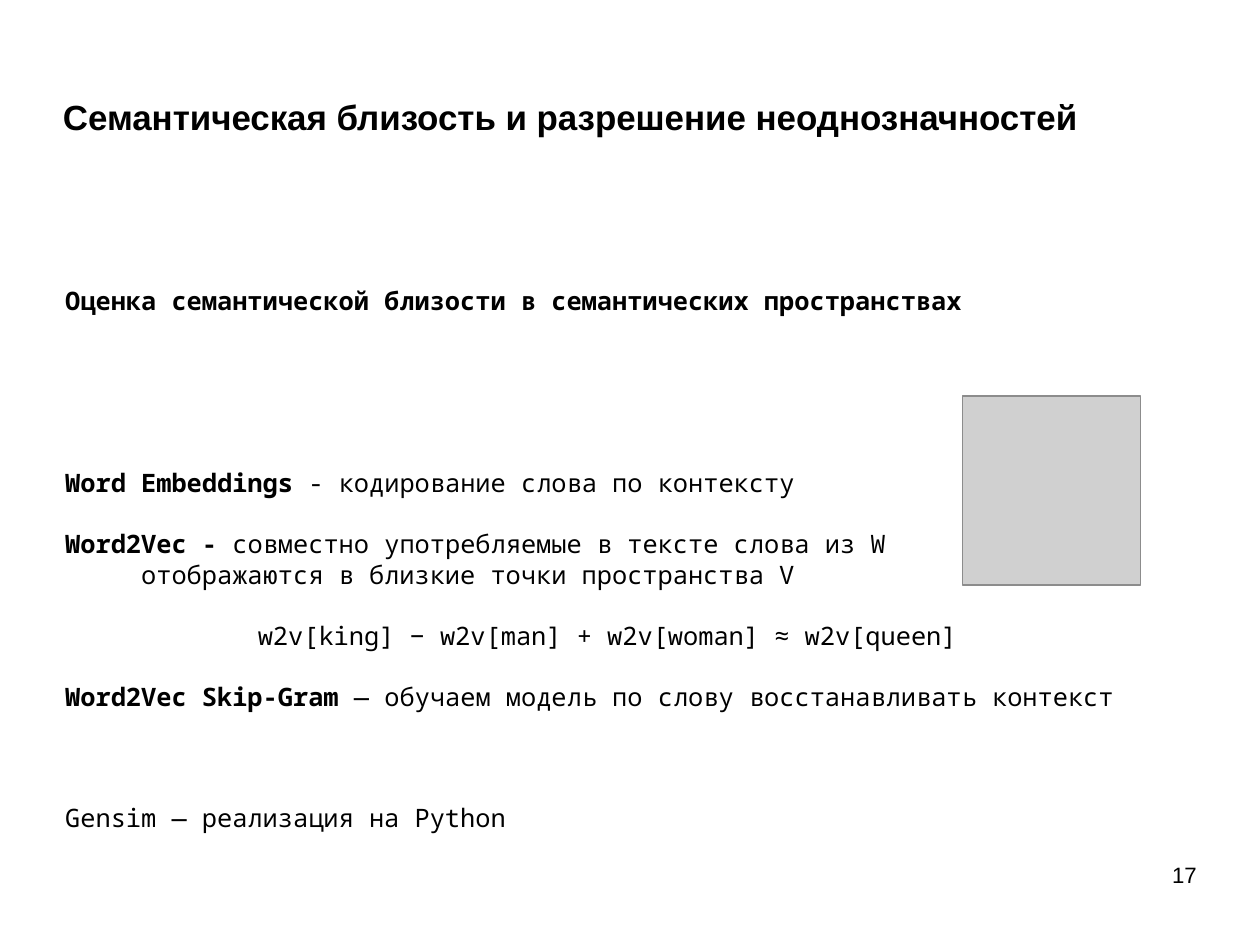
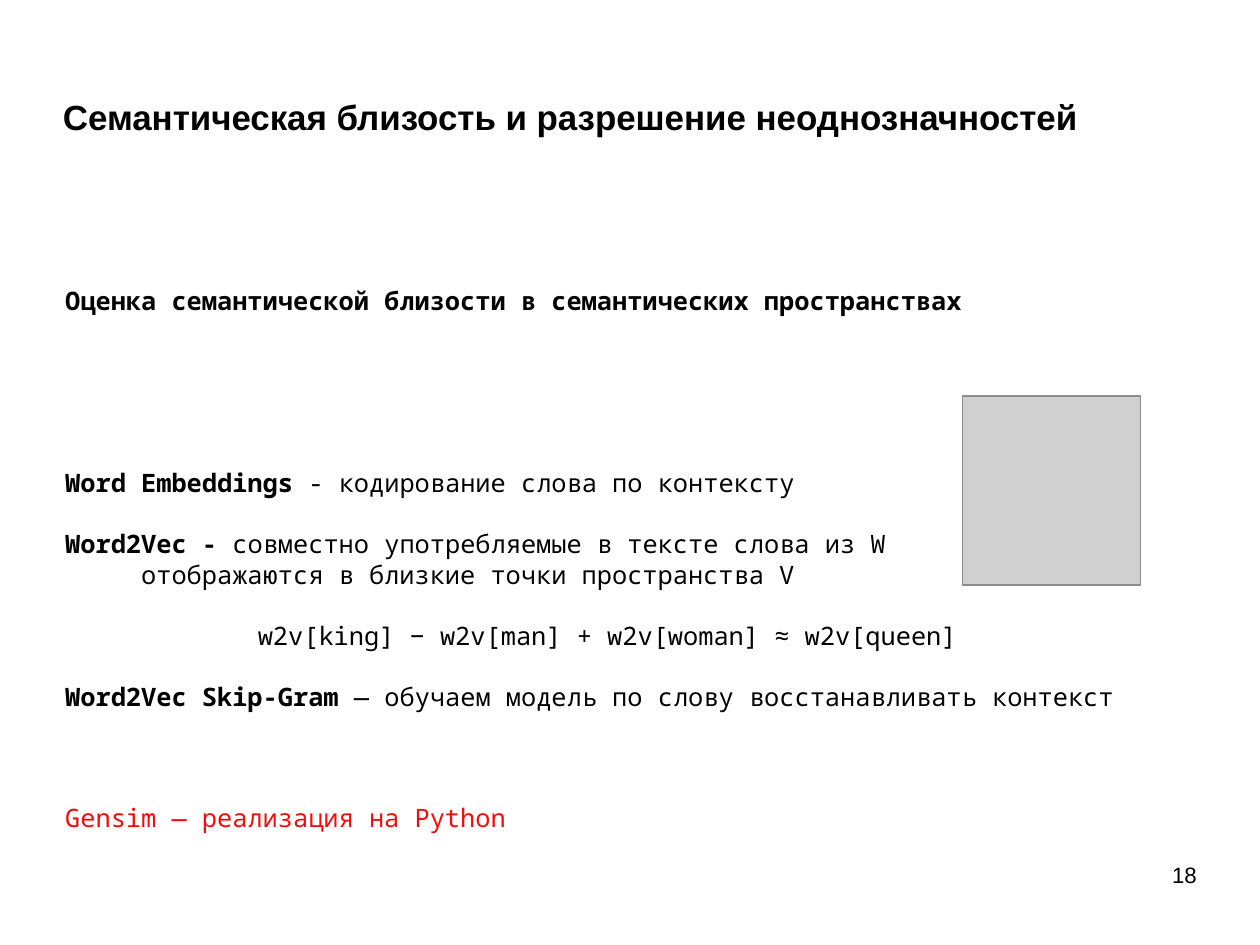
Before and after one commit to mechanoid5/ml_nlp_2022, a slide deck: slide 18 of 11-semantic.odp (slide 17 before the commit). Drawn at 1260x945 pixels with LibreOffice and Linux fonts; fonts in the diff are those of the drawing; grey boxes stand for pictures; background and template pictures are left out. Boxes give left, top, right and bottom in pixels: in the first picture for what was removed or moved away, otherwise in the second. Text is boxed around its words. In the diff, an @@ line names an element or a change of style, - is before the commit and + after.

```diff
--- a/11-semantic.odp
+++ b/11-semantic.odp
@@ text at bbox=[65, 807, 506, 834]: text colour #000000 to #F10D0C in "Gensim — реализация на Python" @@
@@ page number at bbox=[1172, 867, 1197, 884]: text changed @@
-17
+18
```
Also in this commit, not shown: 3 slides added, 11 other files.
